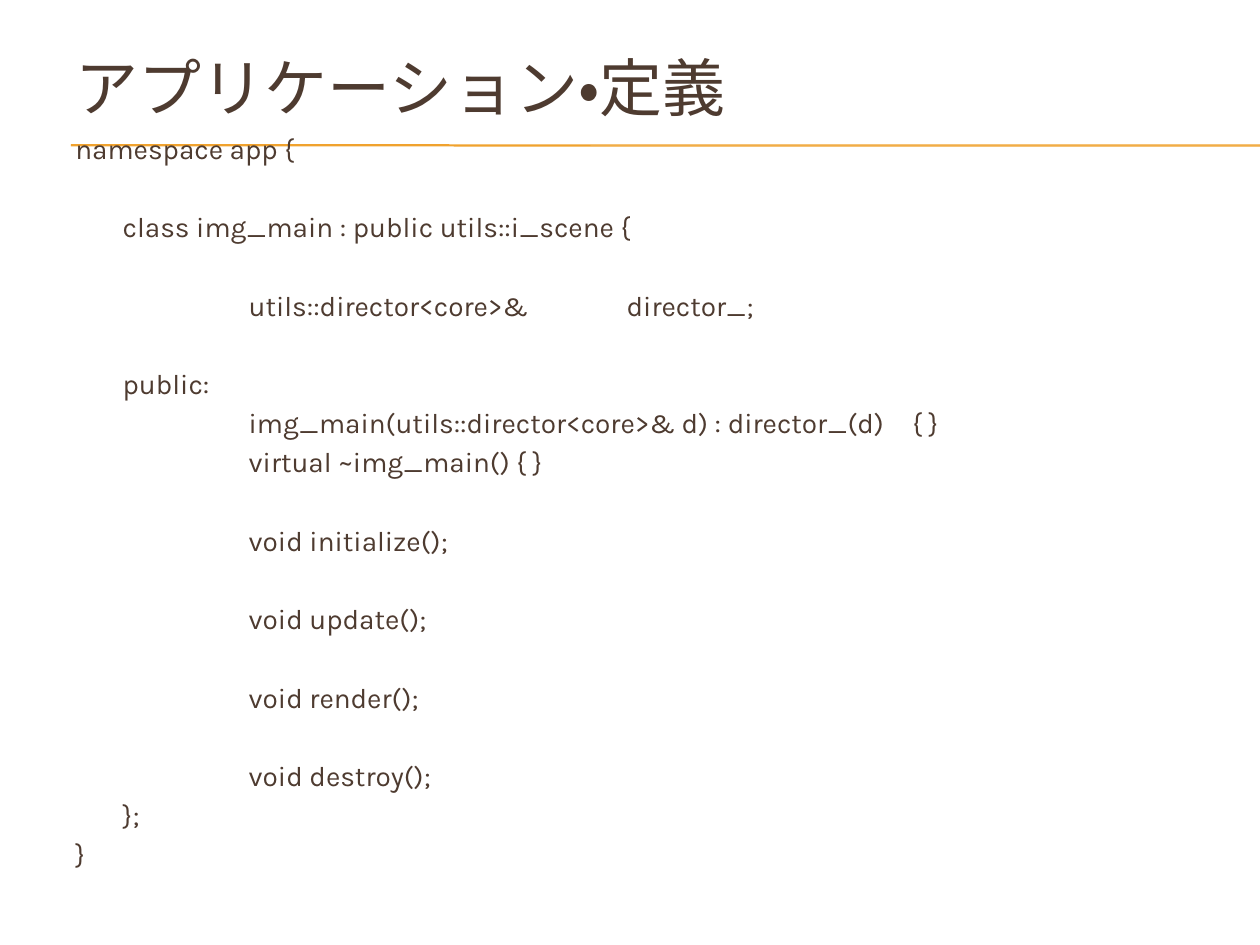
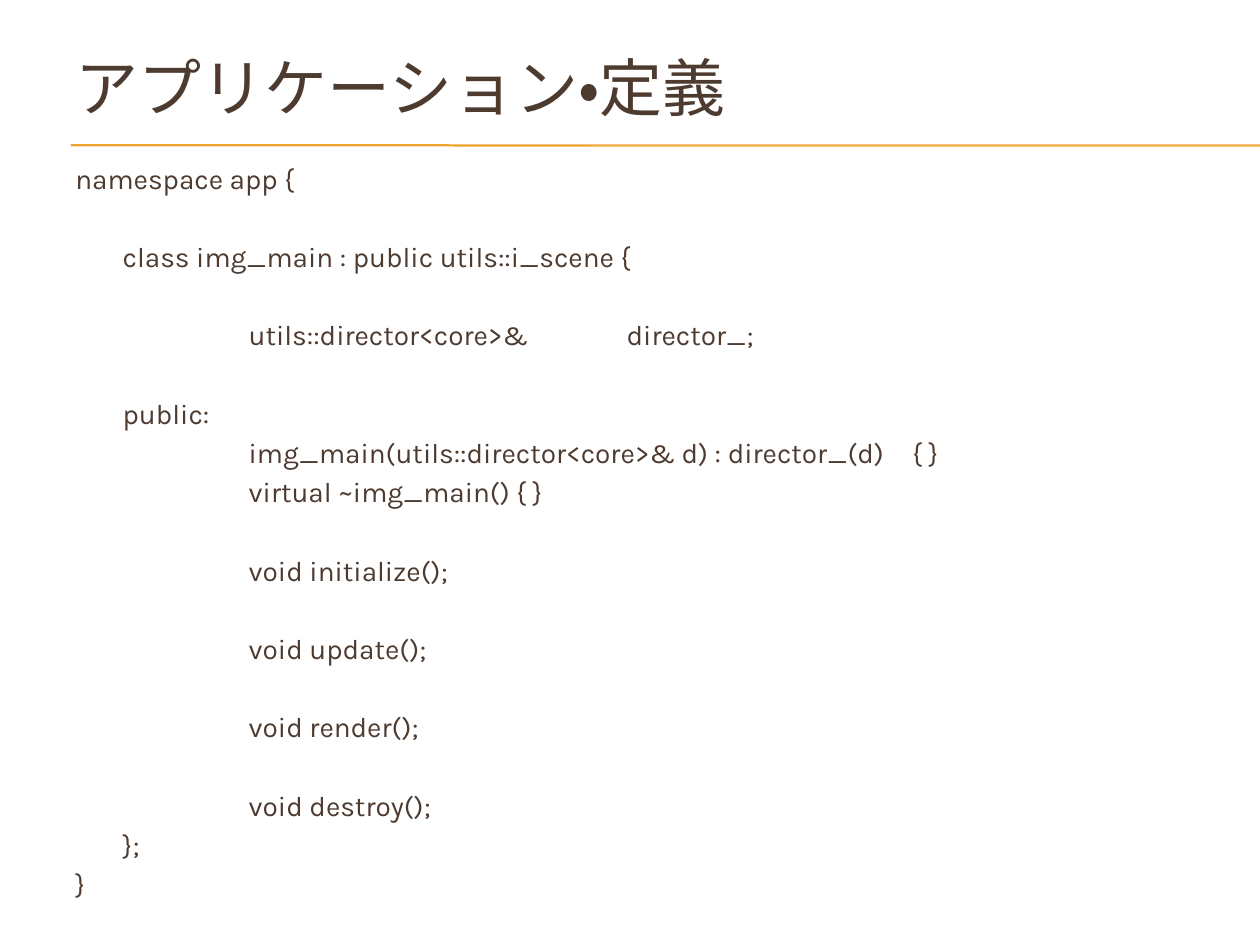
Before and after one commit to hirakuni45/glfw3_app, a slide deck: slide 32 of glfw3_app/docs/GLFW3_OpenGL_GUI.pptx (slide 30 before the commit). Drawn at 1260x945 pixels with LibreOffice and Linux fonts; fonts in the diff are those of the drawing; background and template pictures are left out. Boxes give left, top, right and bottom in pixels: in the first picture for what was removed or moved away, otherwise in the second. Text is boxed around its words. In the diff, an @@ line names an element or a change of style, - is before the commit and + after.

```diff
--- a/glfw3_app/docs/GLFW3_OpenGL_GUI.pptx
+++ b/glfw3_app/docs/GLFW3_OpenGL_GUI.pptx
@@ text "namespace app {": place and size @@
-text "namespace app {" at [75,144,884,793]
+text "namespace app {" at [75,175,884,822]
```
Also in this commit, not shown: 8 other slides changed, 5 slides added, 1 slide removed, 1 other file.
